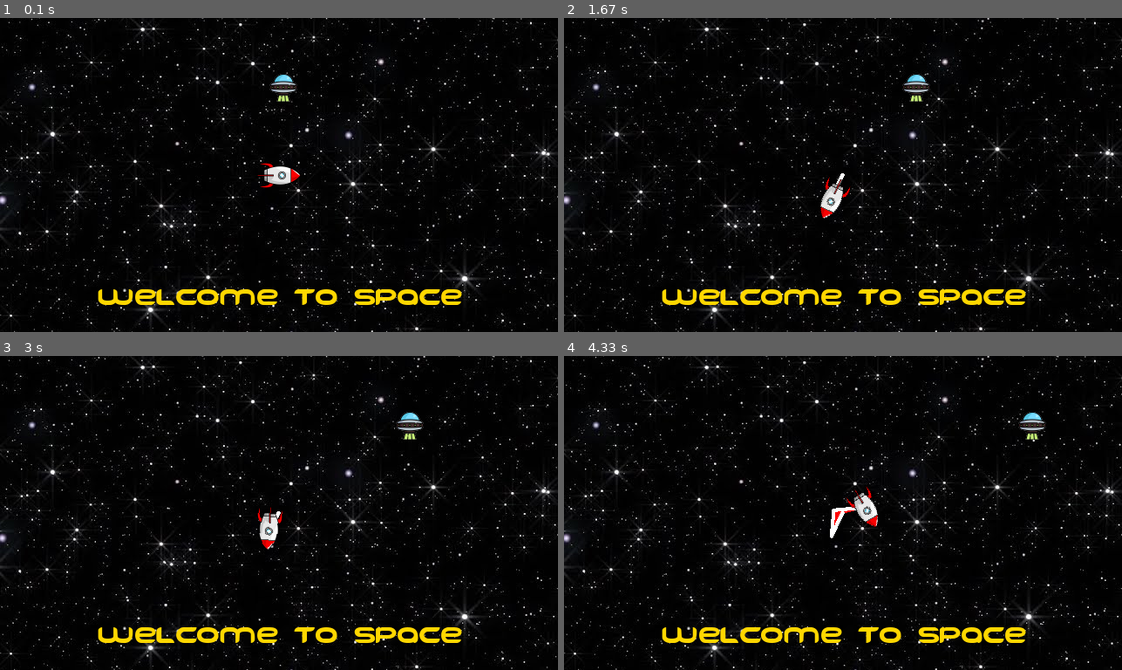
Above: before the commit, frames 1-4 (two rows, left to right).
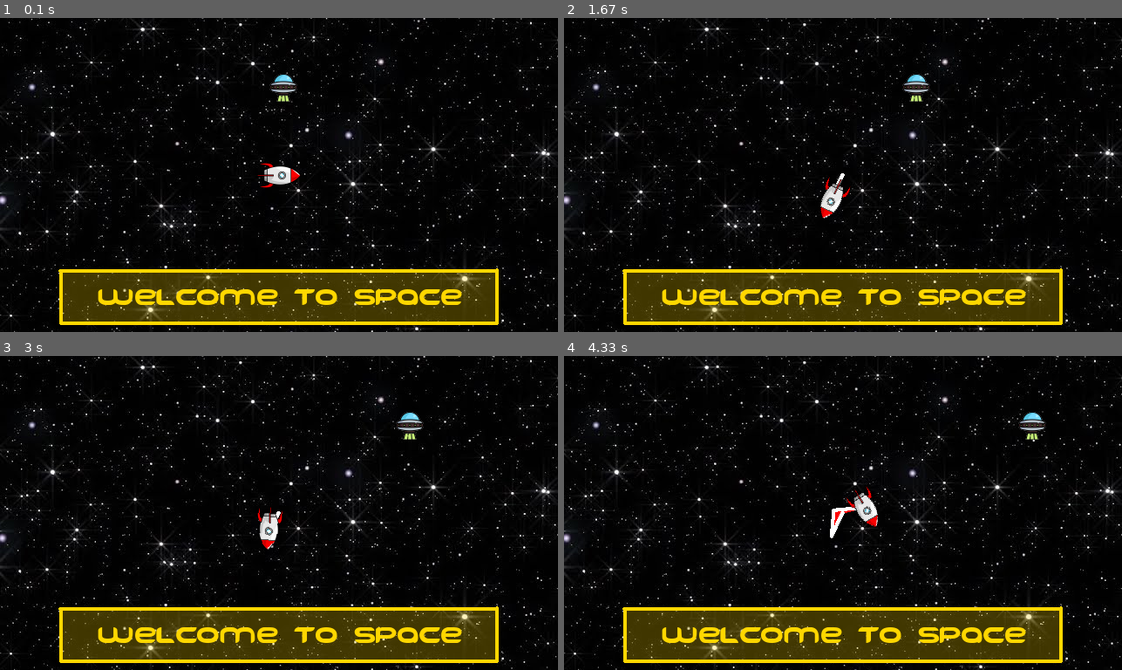
Above: after the commit, the same moments.

Repository: mrdevet/PygamePlus
Game: pygame game, started from main.py
The game is run twice, just before and just after one commit, with the same random seed, the same clock (stepped at 60 frames per second) and the same inputs.
Inputs (mouse positions are in pixels of both pictures, inside the frame that each line leads up to):
- Up to frame 1 (0.1 s): no input
- Up to frame 2 (1.67 s): tap Space at 0.33 s; hold Right 0.67-1.13 s; hold Up 1.17-1.47 s; click (831, 200) at 1.55 s
- Up to frame 3 (3 s): hold Right 1.83-2.3 s; hold Left 2.33-2.87 s; hold Down from 2.9 s (still down)
- Up to frame 4 (4.33 s): release Down at 3.2 s; hold Left 3.23-3.63 s; hold Up 3.67-4.03 s; hold Right from 4.07 s (still down)

The runs differ from the first frame. In frame 1, 12% of the frame differs, in the area x 10-90%, y 79-98%; in frame 2, 12%; in frame 3, 12%; in frame 4, 12%.

Commit message:
Added comments and more error checking to the painter.

Diff:
--- a/main.py
+++ b/main.py
@@ -124,12 +124,18 @@
 
 # # Create a turtle to write text to the screen
 writer = Painter()
-writer.hide()
+screen.add(writer)
+writer.pick_pen_up()
+writer.set_pen_width(5)
+writer.set_pen_color("gold")
+writer.set_fill_color((255, 215, 0, 63))
+writer.set_position(-250, -110)
+writer.put_pen_down()
+writer.begin_fill()
+writer.walk_path([(-250, -170), (250, -170), (250, -110), (-250, -110)])
+writer.end_fill()
 writer.pick_pen_up()
 writer.set_position(0, -140)
-writer.set_color("gold")
-
-
 writer.write("Welcome to Space", font="Freedom.ttf", font_size=36)
 
 def on_click ():
--- a/painter.py
+++ b/painter.py
@@ -19,102 +19,219 @@
 # DEALINGS IN THE SOFTWARE.
 
 ################################################################################
-#                              MODULE DESCRIPTION
-################################################################################
-
-"""
-TODO
-"""
-
-################################################################################
 #                               GLOBAL VARIABLES
 ################################################################################
 
 import math
 import pygame
+
+from screen import *
+from sprite import *
+
+################################################################################
+#                                 COLOR CLASS
+################################################################################
+
+# We will provide the Color class from pygame directly.
 from pygame import Color
-
-from screen import get_active_screen, to_pygame_coordinates
-from sprite import *
 
 ################################################################################
 #                                 SPRITE CLASS
 ################################################################################
 
 class Painter (Sprite):
+    '''
+    A Painter is a special sub-class of a Sprite with extra methods used to
+    draw on the screen.  All methods of a Sprite object can be used on
+    Painter objects.
+
+    Some features of Painter objects include:
+     - They can draw on the screen when they move.
+     - They can be used to draw filled polygons.
+     - They can draw dots and circles.
+     - They can stamp copies of their image to the screen.
+     - They can write text to the screen.
+    '''
 
     # A cache that stores fonts previously used.
     _fonts = {}
 
-    def __init__ (self, image_file=None):
-        Sprite.__init__(self, image_file)
+    def __init__ (self, image=None):
+        '''
+        Create a Painter object.
+
+        An `image` may be provided:
+         - The image can be the name of an image file.
+         - If no image is provided, then the Painter will be a 1x1 pixel
+           transparent sprite.
+        '''
+
+        Sprite.__init__(self, image)
+
+        # Attributes associate with the painter's pen
         self._pendown = True
         self._pencolor = "black"
-        self._pencolor_obj = pygame.Color("black")
+        self._pencolor_obj = Color("black")
         self._pensize = 1
         self._stepsize = 0.1
+
+        # Attributes associates with fills
         self._filling = False
         self._fill_as_moving = None
         self._fillpoly = None
         self._fillcolor = "black"
-        self._fillcolor_obj = pygame.Color("black")
+        self._fillcolor_obj = Color("black")
         self._fill_canvas = None
         self._drawings_over_fill = None
 
-    # Set and get colors
+
+    ### Color Methods
 
     def set_color (self, color):
+        '''
+        Change the pen color and fill color.
+
+        The given `color` be one of the following values:
+         - A valid color string.  See https://replit.com/@cjdevet/PygameColors
+           to explore the available color strings.
+         - A set of three numbers between 0 and 255 that represent the
+           amount of red, green, blue to use in the color.  A fourth transparency
+           value can be added.
+         - An HTML color code in the form "#rrggbb" where each character
+           r, g, b and a are replaced with a hexidecimal digit.  For translucent
+           colors, add another pair of hex digits ("##rrggbbaa").
+         - An integer that, when converted to hexidecimal, gives an HTML color
+           code in the form 0xrrggbbaa.
+         - A pygame Color object.
+        '''
+
         self._pencolor_obj = Color(color)
         self._pencolor = color
         self._fillcolor_obj = Color(color)
         self._fillcolor = color
 
+
     def get_colors (self):
+        '''
+        Returns a tuple containing the current pen color and fill color.
+        '''
+
         return self._pencolor, self._fillcolor
 
+
     def set_pen_color (self, color):
+        '''
+        Change the pen color.
+
+        See `Painter.set_color()` for values of `color`.
+        '''
+
         self._pencolor_obj = Color(color)
         self._pencolor = color
 
+
     def get_pen_color (self):
+        '''
+        Returns the current pen color.
+        '''
+
         return self._pencolor
 
+
     def set_fill_color (self, color):
+        '''
+        Change the fill color.
+
+        See `Painter.set_color()` for values of `color`.
+        '''
+
         self._fillcolor_obj = Color(color)
         self._fillcolor = color
 
+
     def get_fill_color (self):
+        '''
+        Returns the current fill color.
+        '''
+
         return self._fillcolor
 
+
+    ### Drawing Pen Methods
+
     def set_pen_width (self, width):
-        self._pensize = width
+        '''
+        Sets the width of the pen used to draw lines.
+        '''
+
+        if width < 1:
+            raise ValueError("The width must be a positive integer.")
+        self._pensize = int(width)
+
 
     def get_pen_width (self):
+        '''
+        Returns the current width of the pen used to draw lines.
+        '''
+
         return self._pensize
 
+
     def set_step_size (self, distance):
+        '''
+        Change the step size between points drawn on a line.
+
+        By default, the step size is 0.1 pixels.
+        '''
+
+        if distance <= 0:
+            raise ValueError("The step size must be a positive number.")
         self._stepsize = distance
 
-    def get_step_size (self, distance):
+
+    def get_step_size (self):
+        '''
+        Returns the step size between points drawn on a line.
+        '''
+
         return self._stepsize
 
+
     def put_pen_down (self):
+        '''
+        Put the pen on the screen and start drawing.
+        '''
+
         self._pendown = True
 
+
     def pick_pen_up (self):
+        '''
+        Pick the pen up off the screen and stop drawing.
+        '''
+
         self._pendown = False
 
+
     def is_pen_down (self):
+        '''
+        Return whether or not the pen is on the screen and is drawing.
+        '''
+
         return self._pendown
 
-    # Draw on movement
-
+
+    ### Drawing Methods
+
+    # A helper method that draws a line from start to end on the given canvas.
     def _draw_line (self, start, end, canvas=None):
         if canvas is None:
             # Get the active screen's canvas
             screen = get_active_screen()
             if screen is None:
-                return
+                raise RuntimeError("Can't draw a line on an inactive screen!")
+            if self not in screen:
+                raise RuntimeError("The painter must be on the active screen to draw!")
             canvas = screen.get_canvas()
 
         # Convert to pygame coordinates
@@ -135,21 +252,27 @@
             radius = self._pensize / 2
             current = start
             delta = pygame.Vector2(self._stepsize, 0).rotate(direction)
-            for _ in range(int(distance / self._stepsize)):
+            for _ in range(int(distance / self._stepsize) + 1):
                 pygame.draw.circle(canvas, self._pencolor_obj, current, radius)
                 current += delta
-            pygame.draw.circle(canvas, self._pencolor_obj, current, radius)
 
     def set_position (self, x, y=None):
+        '''
+        Move the Sprite to the given coordinates and, is the pen is down, draw a
+        line.
+        '''
+
+        # If only on argument is given, expand it into two
         if y is None:
             x, y = x
 
-        # Actually move the sprite
+        # Actually move the sprite and get the start and end points
         start = self._pos
         Sprite.set_position(self, x, y)
 
-        # If the turtle is currently creating a filled shape, store
-        # the point.
+        # If the turtle is currently creating a filled shape, add the point to the
+        # list of filled polygon points and draw the line on the upper layer
+        # to be drawn on top of the fill.
         if self._filling:
             self._fillpoly.append(self._pos)
             self._draw_line(start, self._pos, self._drawings_over_fill)
@@ -158,18 +281,31 @@
         if self._pendown:
             self._draw_line(start, self._pos)
 
+
     def walk_path (self, path):
+        '''
+        Move the Sprite along a path and, is the pen is down, draw a line.
+
+        The path should be a list of coordinate pairs
+        (e.g. `[(100, 0), (-200, 100), (200, -50)]`)
+        '''
+
+        # Call .set_position() on each point in the path
         for point in path:
             self.set_position(point)
 
+
     ### Creating Filled Shapes
 
+    # A helper method that draws the current filled polygon on the given canvas.
     def _draw_fill (self, canvas=None):
+        # If no canvas is provided, use the active screen's
         if canvas is None:
-            # Get the active screen's canvas
             screen = get_active_screen()
             if screen is None:
-                return
+                raise RuntimeError("Can't draw a filled shape on an inactive screen!")
+            if self not in screen:
+                raise RuntimeError("The painter must be on the active screen to draw!")
             canvas = screen.get_canvas()
 
         # Draw the points to the canvas
@@ -180,12 +316,32 @@
         # Draw the lines back on top of the canvas
         canvas.blit(self._drawings_over_fill, (0, 0))
 
+
     def begin_fill (self, as_moving=False):
+        '''
+        Start creating a filled shape.
+
+        This function must be followed with a call to end_fill() which
+        will draw the filled shape using all of the points visited
+        from the call of this method.
+
+        If `as_moving` is set to `True`, then the filled shape will be redrawn
+        after each move of the sprite.
+        '''
+
+        # Set the fill properties
         self._filling = True
         self._fillpoly = [self._pos]
         self._fill_as_moving = bool(as_moving)
+
+        # Create a surface to hold the lines drawn on top of the fill
         screen = get_active_screen()
+        if screen is None:
+            raise RuntimeError("Can't draw a filled shape on an inactive screen!")
+        if self not in screen:
+            raise RuntimeError("The painter must be on the active screen to draw!")
         self._drawings_over_fill = pygame.Surface(screen.get_size(), pygame.SRCALPHA)
+
 
     def end_fill (self):
         '''
@@ -196,18 +352,26 @@
         points visited since begin_fill() was called.
         '''
 
+        # If .begin_fill() wasn't called, just do nothing.
         if not self._filling:
             return
 
+        # Draw the filled shape on the active screen
         self._draw_fill()
 
         # Reset the filling attributes
         self._filling = False
         self._fillpoly = None
 
+
     def is_filling (self):
+        '''
+        Returns whether or not a filled shape is currently being drawn.
+        '''
+
         return self._filling
 
+
     ### Draw circles
 
     def dot (self, size=None, color=None):
@@ -215,7 +379,8 @@
         Draw a dot.
 
         The dot will be centered at the current position and have diameter
-        `size`.
+        `size`.  If no size is given a dot slightly larger than the pen width
+        will be drawn.
 
         If the `color` is not specified, the pen color is used.
         '''
@@ -223,7 +388,9 @@
         # Get the active screen's canvas
         screen = get_active_screen()
         if screen is None:
-            return
+            raise RuntimeError("Can't draw a dot on an inactive screen!")
+        if self not in screen:
+            raise RuntimeError("The painter must be on the active screen to draw!")
         canvas = screen.get_canvas()
 
         # If no size is given, make the dot a bit bigger than the pen size
@@ -238,16 +405,21 @@
         point = to_pygame_coordinates(self._pos)
         pygame.draw.circle(canvas, color, point, size / 2)
 
+        # If the turtle is currently creating a filled shape, draw the dot on
+        # the upper layer to be drawn on top of the fill.
         if self._filling:
             pygame.draw.circle(self._drawings_over_fill, color, point, size / 2)
 
+
     def circle (self, radius, extent=None):
         '''
         Draw a circle counterclockwise.
 
-        The circle will have the given `radius`.  The `extent` is used to
-        draw an arc around a portion of a circle.  If extent is negative,
-        draw the circle clockwise.
+        The circle will have the given `radius`.  If `radius` is negative, then
+        the circle is draw clockwise.
+
+        The `extent` is used to draw an arc around a portion of a circle.  If
+        `extent` is negative, draw the circle clockwise.
 
         The circle will actually be an approximation.  The turtle will really
         draw a regular polygon with 360 sides.
@@ -275,7 +447,7 @@
         step_size = abs(radius) * 2 * math.pi / 360
         turn_size = 1 if radius >= 0 else -1
 
-        # Repeatedly move forward and turn to approximate the circle
+        # Repeatedly move and turn to approximate the circle
         if extent > 0:
             for _ in range(extent):
                 self.move_forward(step_size)
@@ -288,27 +460,37 @@
         # Set the position to the one calculated above
         self._pos = end
 
+
     ### Draw a stamp
 
     def stamp (self):
+        '''
+        Stamp a copy of the sprite's image to the screen at the current position.
+        '''
+
         # Get the active screen's canvas
         screen = get_active_screen()
         if screen is None:
-            return
+            raise RuntimeError("Can't stamp an image on an inactive screen!")
+        if self not in screen:
+            raise RuntimeError("The painter must be on the active screen to draw!")
         canvas = screen.get_canvas()
 
         # Copy the image to the canvas
         self._clean_image()
         canvas.blit(self.image, self.rect)
 
+        # If the turtle is currently creating a filled shape, stamp the image on
+        # the upper layer to be drawn on top of the fill.
         if self._filling:
             self._drawings_over_fill.blit(self.image, self.rect)
 
+
     ### Write on the screen
 
-    def write (self, text, align="middle center", font="Arial", font_size=8, font_style="normal"):
-        '''
-        Write text to the screen at the turtle's current location.
+    def write (self, text, align="middle center", font="Arial", font_size=12, font_style=None):
+        '''
+        Write text to the screen at the turtle's current location using the pen.
 
         The `align` parameter sets where the turtle aligns with the text being
         written.  It is a string containing "left", "right", "center", "top",
@@ -343,12 +525,13 @@
             Painter._fonts[font, font_size] = font_obj
 
         # Apply the styles
-        if isinstance(font_style, str):
-            font_style = font_style.split()
-        font_style = [style.lower() for style in font_style]
-        font_obj.set_bold("bold" in font_style)
-        font_obj.set_italic("italic" in font_style)
-        font_obj.set_underline("underline" in font_style)
+        if font_style is not None:
+            if isinstance(font_style, str):
+                font_style = font_style.split()
+            font_style = [style.lower() for style in font_style]
+            font_obj.set_bold("bold" in font_style)
+            font_obj.set_italic("italic" in font_style)
+            font_obj.set_underline("underline" in font_style)
 
         # Render an image of the text
         image = font_obj.render(str(text), True, self._pencolor)
@@ -378,7 +561,9 @@
         # Draw the text on the canvas
         screen = get_active_screen()
         if screen is None:
-            return
+            raise RuntimeError("Can't write text on an inactive screen!")
+        if self not in screen:
+            raise RuntimeError("The painter must be on the active screen to draw!")
         canvas = screen.get_canvas()
         canvas.blit(image, rect)
 
@@ -386,18 +571,27 @@
         return font_obj
 
 
+    ### Override the Sprite update() method
 
     def update (self, screen=None):
+        '''
+        Update the sprite in preparation to draw the next frame.
+
+        This method should generally not be called explicitly, but will be called
+        by the event loop if the sprite is on the active screen.
+        '''
+
         Sprite.update(self, screen)
 
+        # If filling while moving, include the fill-so-far on the screen.
         if screen is None:
             screen = get_active_screen()
-        if screen is not None and self._filling and self._fill_as_moving:
+        if (screen is not None and self in screen and self._filling and
+                self._fill_as_moving):
             self._draw_fill(screen._surface)
 
 
-
-
+# What is included when importing *
 __all__ = [
     "Painter",
     "Color"
